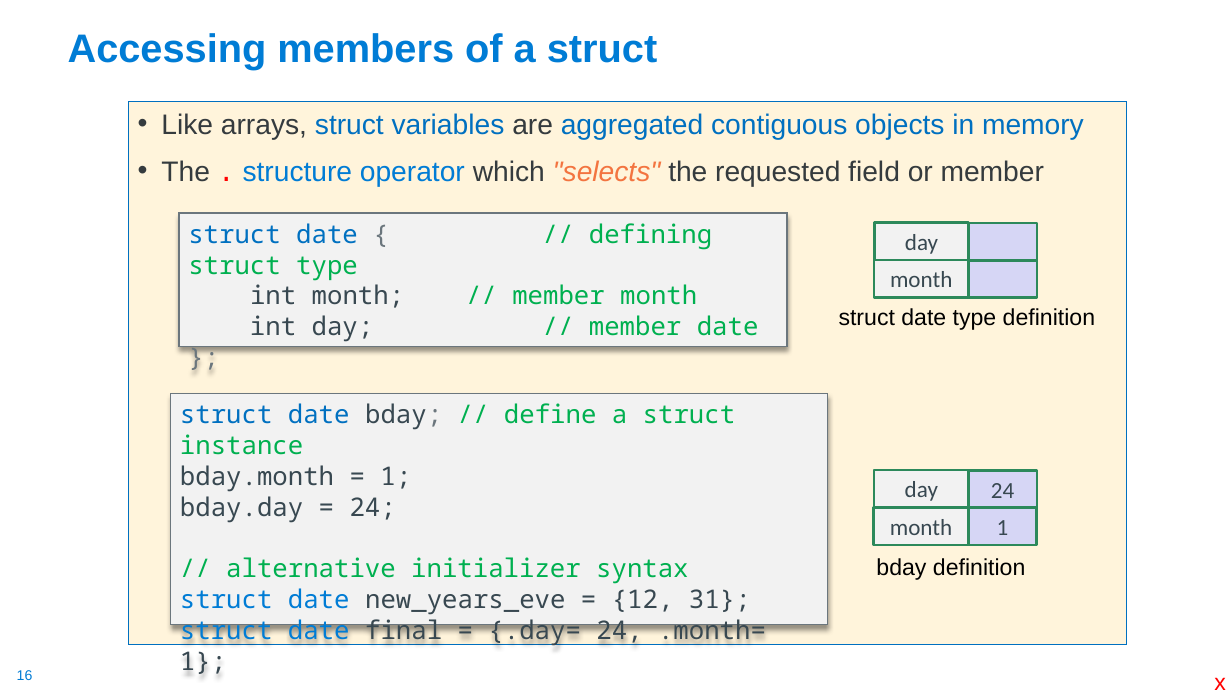
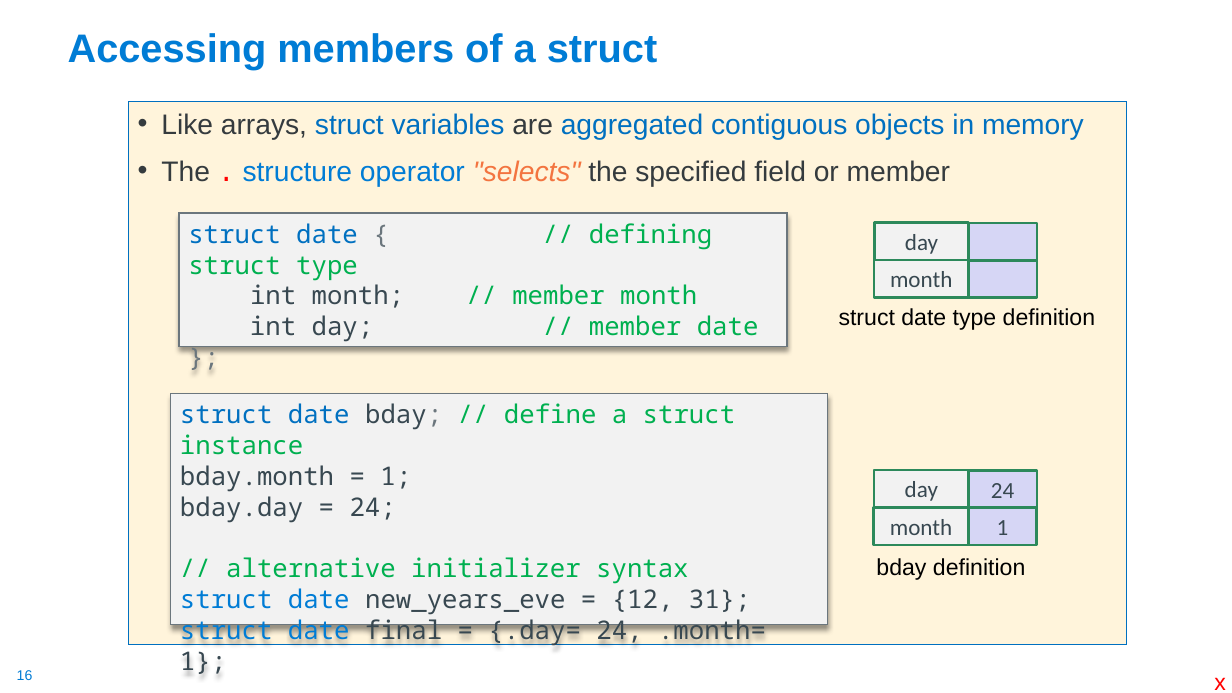
Before and after one commit to cse30-sp24/Muller-Slides, a slide deck: slide 16 of 03-C-Part3.pptx. Drawn at 1232x693 pixels with LibreOffice and Linux fonts; fonts in the diff are those of the drawing. Boxes give left, top, right and bottom in pixels: in the first picture for what was removed or moved away, otherwise in the second. Text is boxed around its words. In the diff, an @@ line names an element or a change of style, - is before the commit and + after.

```diff
--- a/03-C-Part3.pptx
+++ b/03-C-Part3.pptx
@@ text at bbox=[161, 160, 950, 187]: text changed @@
-• The . structure operator which "selects" the requested field or member
+• The . structure operator "selects" the specified field or member
```
Also in this commit, not shown: 14 other slides changed, 5 other files.
